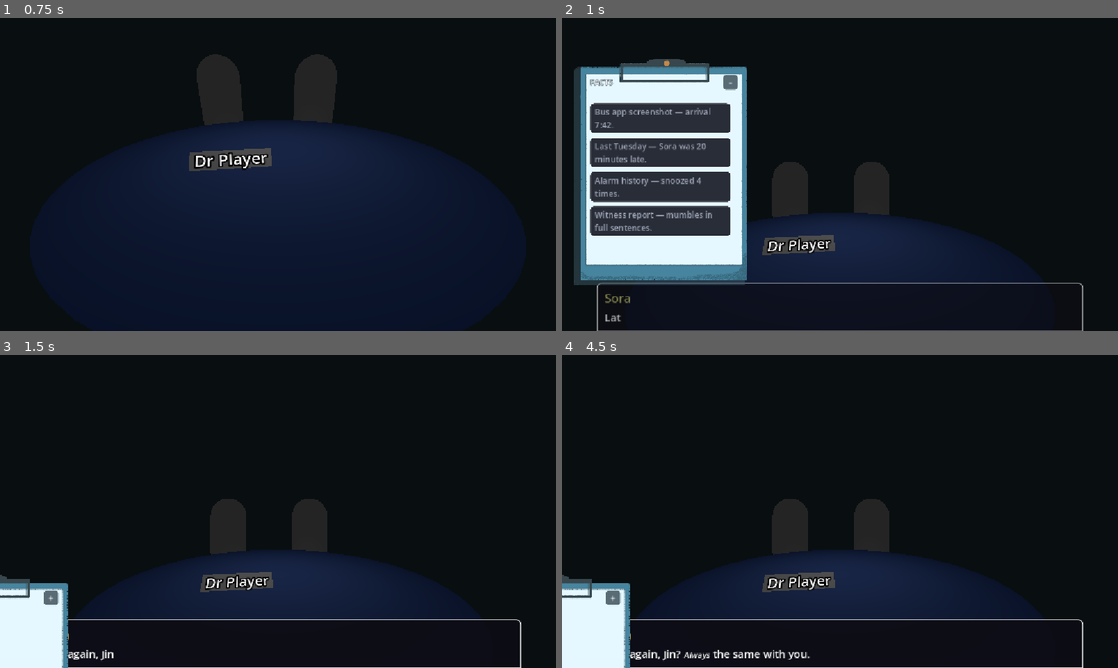
Above: before the commit, frames 1-4 (two rows, left to right).
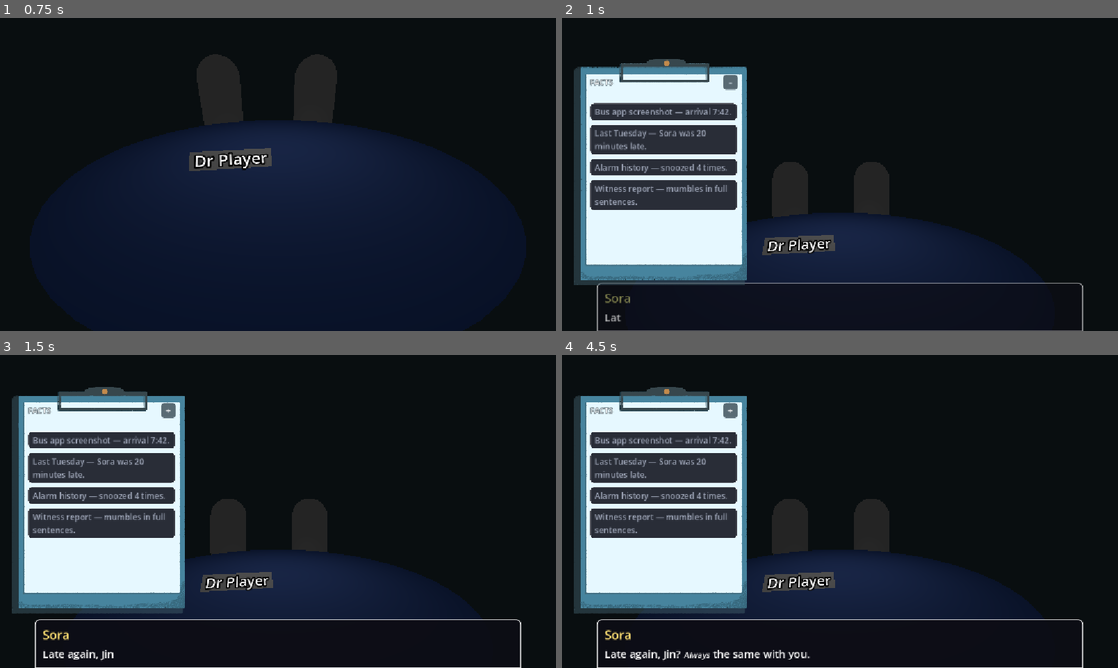
Above: after the commit, the same moments.

Repository: Blulow/octavuss_office
Game: Godot game, scene res://scenes/main_menu.tscn
The game is run twice, just before and just after one commit, with the same random seed, the same clock (stepped at 60 frames per second) and the same inputs.
Inputs (mouse positions are in pixels of both pictures, inside the frame that each line leads up to):
- Up to frame 1 (0.75 s): tap Enter (ui_accept) at 0.5 s; drag from (305, 168) to (333, 105) at 0.52 s
- Up to frame 2 (1 s): no input
- Up to frame 3 (1.5 s): click "-" at 1.25 s
- Up to frame 4 (4.5 s): click "+" at 2 s; click "-" (after the commit: "+") at 2.75 s; click "+" (after the commit: "-") at 3.5 s; click "-" at 4.25 s

Frame 1 is identical in both runs. In frame 2, 5.9% of the frame differs, in the area x 5-32%, y 27-70%; in frame 3, 24%, in the area x 0-34%, y 10-100%; in frame 4, 24%.

Commit message:
Add facts-box attention hop and clean up its code
- Hoop-wait-hop-wait reminder when usable facts are available while minimised
- Hide the fact list after the minimise animation finishes
- Export animation tunables and add per-function comments

Diff:
--- a/scenes/facts_box.tscn
+++ b/scenes/facts_box.tscn
@@ -69,6 +69,6 @@
 layout_mode = 0
 offset_left = 34.0
 offset_top = 92.0
-offset_right = 326.0
-offset_bottom = 438.0
+offset_right = 339.0
+offset_bottom = 417.0
 theme_override_constants/separation = 8
--- a/scripts/facts_box.gd
+++ b/scripts/facts_box.gd
@@ -1,15 +1,20 @@
 class_name FactsBox
 extends Control
 
-# A clipboard-styled panel listing the facts the player has collected.
-# Click-drag the title bar to move it; the "-" button collapses it to a
-# sliver at the bottom-left that shows only the button, and "+" restores it.
+# A clipboard-styled panel that lists the facts the player has collected.
+# Drag the title bar to move it around, and press the "-" button to collapse
+# it down to a sliver in the bottom-left corner that shows only the button.
 signal drag_started
 signal drag_ended
 
 const FactItemScript := preload("res://scripts/fact_item.gd")
-const MARGIN := 16.0
-const TWEEN_TIME := 0.3
+
+@export var margin := 16.0
+@export var tween_time := 0.45
+@export var hop_px := 18.0
+@export var hop_time := 0.4
+@export var attention_gap := 0.1
+@export var attention_wait := 1.0
 
 @onready var header: HBoxContainer = $Header
 @onready var list: VBoxContainer = $List
@@ -21,23 +26,34 @@
 var _drag_offset := Vector2.ZERO
 var _restore_position := Vector2.ZERO
 var _tween: Tween
+var _attention := false
+var _attention_tween: Tween
 
 
 func _ready() -> void:
+	# Wire up the two interactive parts: dragging the title bar and the
+	# minimise/restore button.
 	header.gui_input.connect(_on_header_gui_input)
 	minimize.pressed.connect(_toggle_collapsed)
 
 
 func show_facts(facts: Array, usable_ids: Array) -> void:
-	# Rebuild the list each time so it stays in sync with what's unlocked.
-	for child in list.get_children():
+	# Clear the old rows and rebuild the list from the facts we were given,
+	# marking which ones the player is allowed to use right now.
+	for child: Node in list.get_children():
 		list.remove_child(child)
 		child.queue_free()
+
 	for fact in facts:
-		var item = FactItemScript.new()
+		var fact_id: String = String(fact.get("id", ""))
+		var usable: bool = usable_ids.has(fact_id)
+		var item: FactItem = FactItemScript.new()
 		item.facts_box = self
-		item.setup(fact, usable_ids.has(String(fact.get("id", ""))))
+		item.setup(fact, usable)
 		list.add_child(item)
+
+	# If any fact is usable and the panel is collapsed, remind the player.
+	set_attention(not usable_ids.is_empty())
 
 
 func begin_drag() -> void:
@@ -49,41 +65,129 @@
 
 
 func _notification(what: int) -> void:
+	# When the drag ends, clear the flag and let listeners know.
 	if what == NOTIFICATION_DRAG_END and _dragging:
 		_dragging = false
 		drag_ended.emit()
 
 
 func _on_header_gui_input(event: InputEvent) -> void:
+	# Dragging is disabled while collapsed so the button stays clickable.
 	if _collapsed:
 		return
+
 	if event is InputEventMouseButton and event.button_index == MOUSE_BUTTON_LEFT:
+		# Remember where the pointer grabbed the panel so it doesn't jump.
 		_dragging_header = event.pressed
 		_drag_offset = event.global_position - global_position
 		accept_event()
+
 	elif event is InputEventMouseMotion and _dragging_header:
-		var viewport := get_viewport_rect().size
-		global_position = (event.global_position - _drag_offset).clamp(Vector2.ZERO, viewport - size)
+		# Follow the pointer, but keep the panel inside the screen.
+		var viewport_size: Vector2 = get_viewport_rect().size
+		var next_position: Vector2 = event.global_position - _drag_offset
+		global_position = next_position.clamp(Vector2.ZERO, viewport_size - size)
 		accept_event()
 
 
 func _collapsed_position() -> Vector2:
-	# Slide left until only the minimise button pokes past the screen edge,
-	# and drop it against the bottom edge (leaving a MARGIN gap).
-	var viewport := get_viewport_rect().size
-	var button_left := header.position.x + minimize.position.x
-	var button_bottom := header.position.y + minimize.position.y + minimize.size.y
-	return Vector2(MARGIN - button_left, viewport.y - MARGIN - button_bottom)
+	# The spot that leaves only the minimise button visible: slide the panel
+	# left until just the button pokes past the edge, and rest it on the bottom.
+	var viewport_size: Vector2 = get_viewport_rect().size
+	var button_left: float = header.position.x + minimize.position.x
+	var button_bottom: float = header.position.y + minimize.position.y + minimize.size.y
+	return Vector2(margin - button_left, viewport_size.y - margin - button_bottom)
+
+
+func set_attention(active: bool) -> void:
+	# Turn the reminder hop on or off. Called by show_facts whenever the set
+	# of usable facts changes.
+	if _attention == active:
+		return
+	_attention = active
+
+	# If a collapse/expand animation is already running it will sort the hop
+	# out when it finishes, so leave it alone for now.
+	if _tween != null and _tween.is_running():
+		return
+
+	_refresh_attention()
+
+
+func _refresh_attention() -> void:
+	# Restart the hop when we are collapsed with usable facts; otherwise make
+	# sure the panel is resting in its corner.
+	_stop_attention()
+	if _collapsed and _attention:
+		_start_attention()
+	elif _collapsed:
+		position = _collapsed_position()
+
+
+func _start_attention() -> void:
+	# Loop "hop, wait, hop, wait" forever to catch the player's eye.
+	var start_position: Vector2 = _collapsed_position()
+	position = start_position
+
+	_attention_tween = create_tween()
+	_attention_tween.set_loops()
+	_attention_tween.set_trans(Tween.TRANS_QUAD)
+	_hop(start_position)
+	_attention_tween.tween_interval(attention_gap)
+	_hop(start_position)
+	_attention_tween.tween_interval(attention_wait)
+
+
+func _hop(start_position: Vector2) -> void:
+	# One bounce: up by hop_px, then back down to where it started.
+	_attention_tween.set_ease(Tween.EASE_OUT)
+	_attention_tween.tween_property(self, "position", start_position + Vector2(0.0, -hop_px), hop_time * 0.5)
+	_attention_tween.set_ease(Tween.EASE_IN)
+	_attention_tween.tween_property(self, "position", start_position, hop_time * 0.5)
+
+
+func _stop_attention() -> void:
+	# Cancel the reminder hop if it is currently playing.
+	if _attention_tween != null and _attention_tween.is_valid():
+		_attention_tween.kill()
+		_attention_tween = null
 
 
 func _toggle_collapsed() -> void:
-	if _tween and _tween.is_running():
+	# Slide the panel between its expanded spot and the collapsed corner, with
+	# a little hop at the start. Ignore the click if an animation is playing.
+	if _tween != null and _tween.is_running():
 		return
+
+	_stop_attention()
+
+	# When expanding, settle the panel onto the corner first so the hop starts
+	# from a clean resting spot.
+	if _collapsed:
+		position = _collapsed_position()
+
 	_collapsed = not _collapsed
-	minimize.text = "+" if _collapsed else "-"
-	list.visible = not _collapsed
-	var target := _collapsed_position() if _collapsed else _restore_position
+
 	if _collapsed:
+		minimize.text = "+"
 		_restore_position = position
-	_tween = create_tween().set_trans(Tween.TRANS_CUBIC).set_ease(Tween.EASE_IN_OUT)
-	_tween.tween_property(self, "position", target, TWEEN_TIME)
+	else:
+		minimize.text = "-"
+		list.show()
+
+	var start_position: Vector2 = position
+	var target_position: Vector2 = _collapsed_position() if _collapsed else _restore_position
+
+	_tween = create_tween()
+
+	# A quick hop (pop up, then back to the start) before gliding to the target.
+	_tween.set_trans(Tween.TRANS_QUAD).set_ease(Tween.EASE_OUT)
+	_tween.tween_property(self, "position", start_position + Vector2(0.0, -hop_px), hop_time * 0.5)
+	_tween.set_trans(Tween.TRANS_QUAD).set_ease(Tween.EASE_IN)
+	_tween.tween_property(self, "position", start_position, hop_time * 0.5)
+	_tween.set_trans(Tween.TRANS_CUBIC).set_ease(Tween.EASE_IN_OUT)
+	_tween.tween_property(self, "position", target_position, tween_time)
+
+	if _collapsed:
+		_tween.tween_callback(list.hide)
+	_tween.tween_callback(_refresh_attention)
